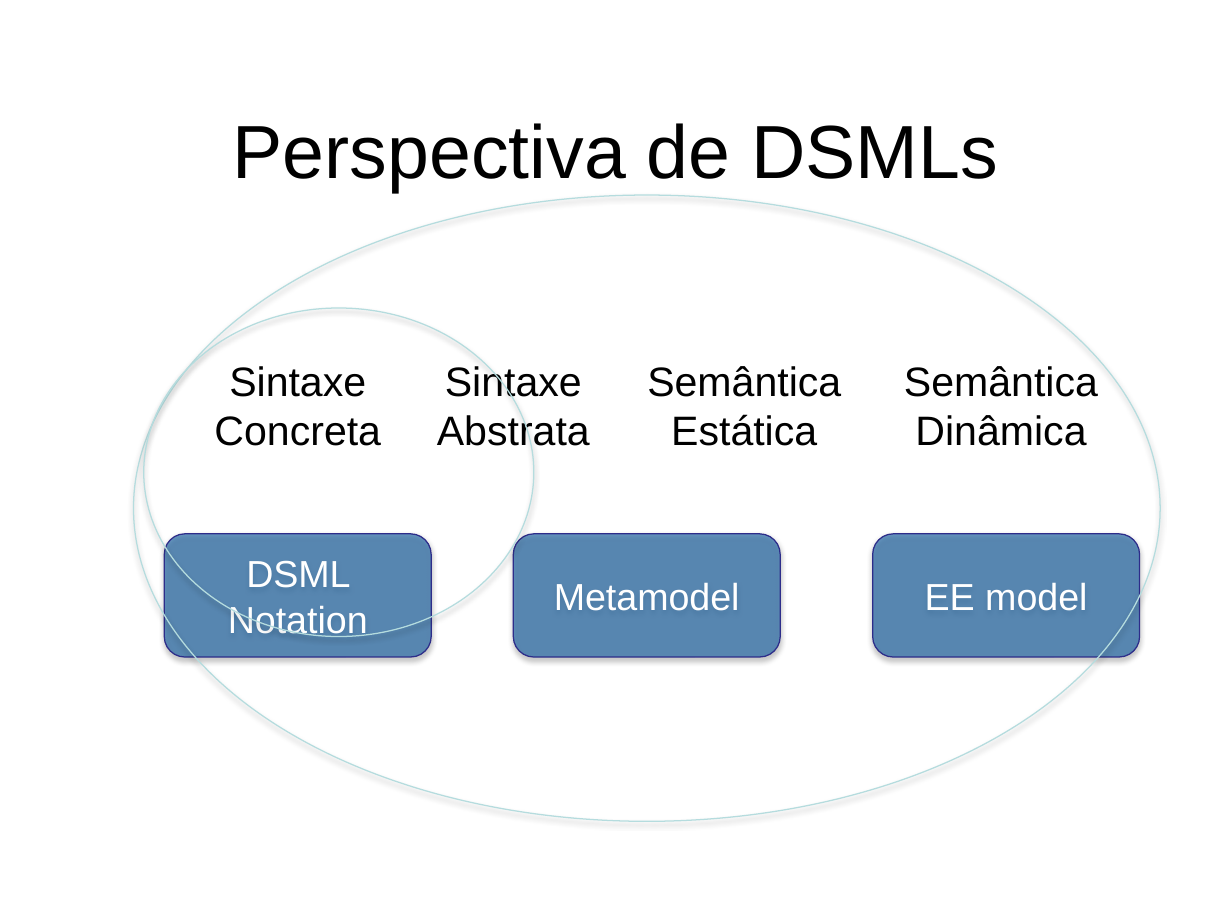
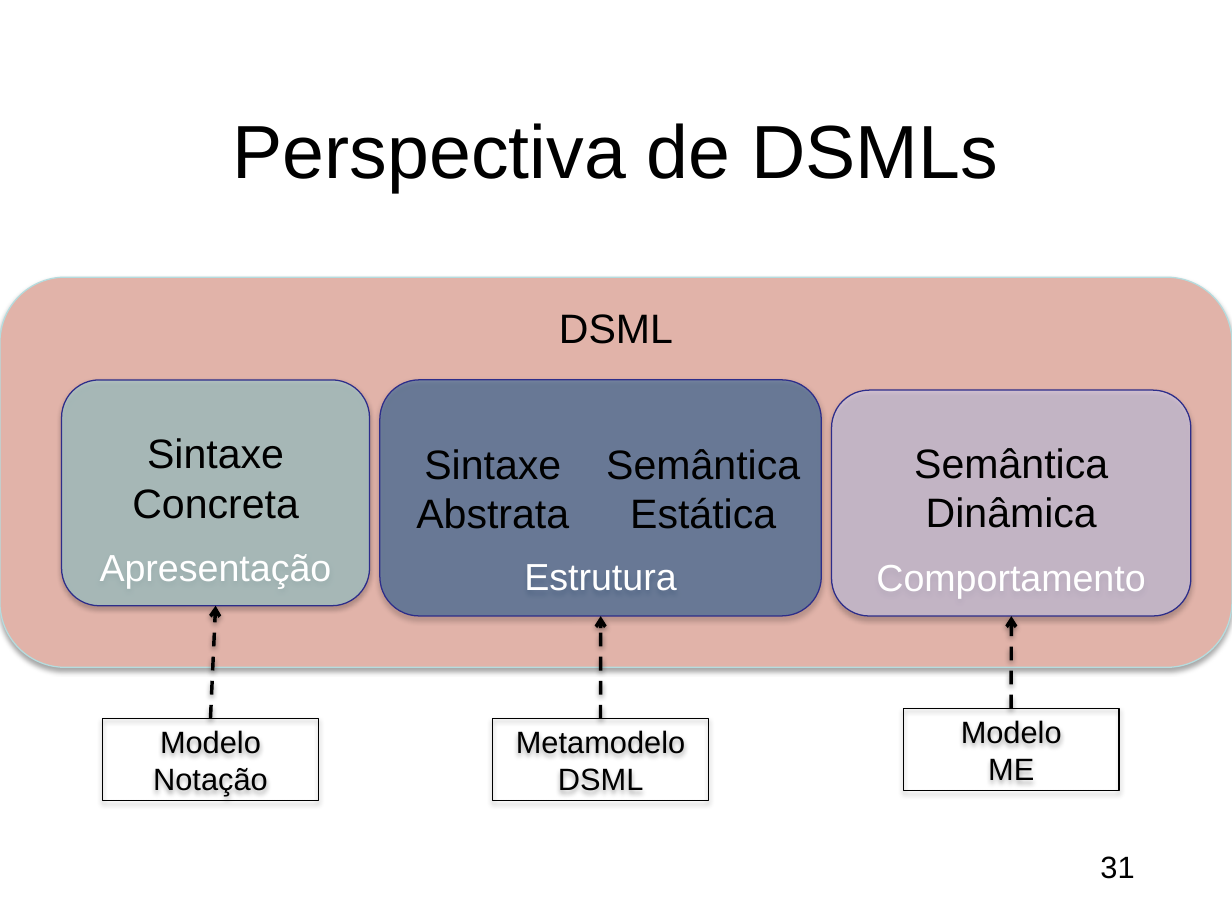
Before and after one commit to gcms/ncb, a slide deck: slide 31 of dissertacao/ApresentacaoGustavo.pptx (slide 23 before the commit). Drawn at 1232x924 pixels with LibreOffice and Linux fonts; fonts in the diff are those of the drawing; background and template pictures are left out. Boxes give left, top, right and bottom in pixels: in the first picture for what was removed or moved away, otherwise in the second. Text is boxed around its words. In the diff, an @@ line names an element or a change of style, - is before the commit and + after.

```diff
--- a/dissertacao/ApresentacaoGustavo.pptx
+++ b/dissertacao/ApresentacaoGustavo.pptx
@@ ellipse removed at (133,195,1159,821) @@
@@ rounded rectangle "DSML": place and size @@
-rounded rectangle "DSML" at (164,533,431,657)
+rounded rectangle "DSML" at (0,277,1232,668)
@@ rounded rectangle "DSML" at (0,277,1232,668): vertical alignment middle to top; fill #0B599F at 60% opacity to #E1B3A9; outline #2D2D8A 0.75 pt to #B6DCDF 0.75 pt @@
@@ ellipse removed at (144,308,535,637) @@
@@ text in rounded rectangle at (559,314,673,344): text changed; size 22 to 24 pt; text colour #FFFFFF to #000000 @@
-DSML Notation
+DSML
@@ rounded rectangle added at (62,379,370,605), fill #9ED3D7 at 60% opacity, outline #2D2D8A 0.75 pt, 22 pt, text #FFFFFF @@
+Apresentação
@@ rounded rectangle "Estrutura": place and size @@
-rounded rectangle "Estrutura" at (514,533,781,657)
+rounded rectangle "Estrutura" at (379,379,821,616)
@@ rounded rectangle "Estrutura" at (379,379,821,616): vertical alignment middle to bottom; fill #0B599F at 60% opacity to #0B599F at 47% opacity @@
@@ rounded rectangle "Comportamento": place and size @@
-rounded rectangle "Comportamento" at (872,533,1140,657)
+rounded rectangle "Comportamento" at (832,391,1191,616)
@@ rounded rectangle "Comportamento" at (832,391,1191,616): vertical alignment middle to bottom; fill #0B599F at 60% opacity to #CECEEF at 60% opacity @@
@@ text "Sintaxe Concreta": place and size @@
-text "Sintaxe Concreta" at (214,366,381,446)
+text "Sintaxe Concreta" at (132,438,299,519)
@@ text "Sintaxe Abstrata" rewrapped from (437,363,590,453) to (416,449,569,529) @@
@@ text "Semântica Estática": place and size @@
-text "Semântica Estática" at (647,366,841,446)
+text "Semântica Estática" at (606,449,800,529)
@@ text "Semântica Dinâmica": place and size @@
-text "Semântica Dinâmica" at (904,366,1098,446)
+text "Semântica Dinâmica" at (914,448,1108,528)
@@ text in rounded rectangle at (524,564,676,591): text changed @@
-Metamodel
+Estrutura
@@ text in rounded rectangle at (876,565,1145,598): text changed @@
-EE model
+Comportamento
@@ arrow added from (211, 718) to (216, 606), #000000 2 pt dashed @@
@@ arrow added from (600, 718) to (601, 616), #000000 2 pt dashed @@
@@ arrow added from (1011, 708) to (1011, 616), #000000 2 pt dashed @@
@@ rectangle added at (102,718,318,801), outline #000000 0.75 pt, 18 pt, text #000000 @@
+Modelo Notação
@@ rectangle added at (493,718,708,801), outline #000000 0.75 pt, 18 pt, text #000000 @@
+Metamodelo DSML
@@ rectangle added at (903,708,1119,791), outline #000000 0.75 pt, 18 pt, text #000000 @@
+Modelo
+ME
@@ page number added at (1100,856,1134,879), 18 pt, text #000000 @@
+31
```
Also in this commit, not shown: 23 other slides changed, 96 slides added, 15 slides removed, 2 other files.
